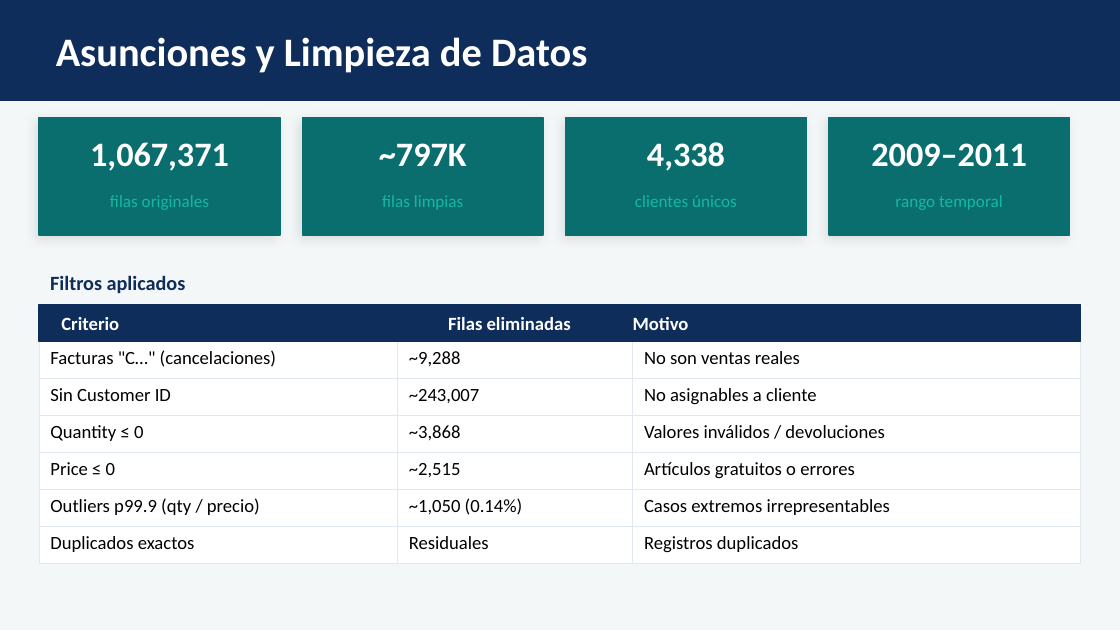
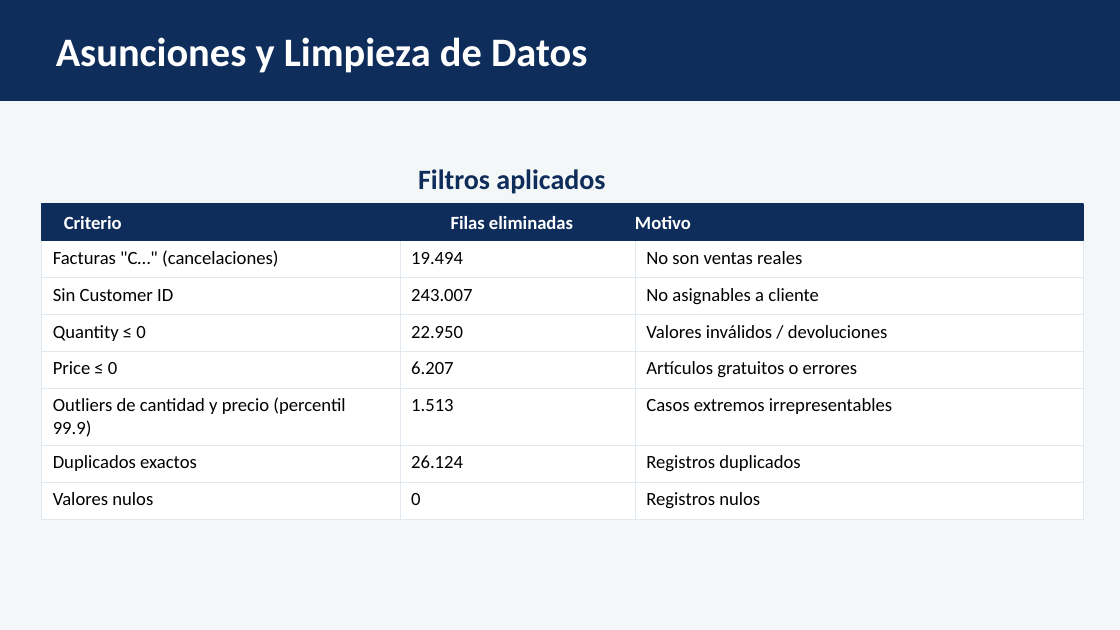
Before and after one commit to viictorhp/MachineLearningProject, a slide deck: slide 2 of presentacion_ml.pptx. Drawn at 1120x630 pixels with LibreOffice and Linux fonts; fonts in the diff are those of the drawing. Boxes give left, top, right and bottom in pixels: in the first picture for what was removed or moved away, otherwise in the second. Text is boxed around its words. In the diff, an @@ line names an element or a change of style, - is before the commit and + after.

Commit message:
Actualizo errores y modificaciones

```diff
--- a/presentacion_ml.pptx
+++ b/presentacion_ml.pptx
@@ rectangle removed at (39,118,280,235) @@
@@ rectangle removed at (302,118,543,235) @@
@@ rectangle removed at (566,118,806,235) @@
@@ rectangle removed at (829,118,1070,235) @@
@@ text removed at (90,142,229,171) @@
-1,067,371
@@ text removed at (379,143,467,166) @@
-~797K
@@ text removed at (647,142,725,171) @@
-4,338
@@ text removed at (871,143,1026,167) @@
-2009–2011
@@ text "Filtros aplicados": place and size @@
-text "Filtros aplicados" at (50,275,186,293)
+text "Filtros aplicados" at (418,169,605,194)
@@ text "Filtros aplicados" at (418,169,605,194): size 13 to 18 pt; alignment left to centre @@
@@ 2 texts, 1 rectangle: place and size @@
-2 texts, 1 rectangle at (39,305,1081,342)
+2 texts, 1 rectangle at (41,204,1083,241)
@@ table at (41,204,1083,519) @@
-row 2: Facturas "C…" (cancelaciones) | ~9,288 | No son ventas reales
-row 3: Sin Customer ID | ~243,007 | No asignables a cliente
-row 4: Quantity ≤ 0 | ~3,868 | Valores inválidos / devoluciones
-row 5: Price ≤ 0 | ~2,515 | Artículos gratuitos o errores
-row 6: Outliers p99.9 (qty / precio) | ~1,050 (0.14%) | Casos extremos irrepresentables
-row 7: Duplicados exactos | Residuales | Registros duplicados
+row 2: Facturas "C…" (cancelaciones) | 19.494 | No son ventas reales
+row 3: Sin Customer ID | 243.007 | No asignables a cliente
+row 4: Quantity ≤ 0 | 22.950 | Valores inválidos / devoluciones
+row 5: Price ≤ 0 | 6.207 | Artículos gratuitos o errores
+row 6: Outliers de cantidad y precio (percentil 99.9) | 1.513 | Casos extremos irrepresentables
+row 7: Duplicados exactos | 26.124 | Registros duplicados
+row 8: Valores nulos | 0 | Registros nulos
@@ table: place and size @@
-table at (39,305,1081,563)
+table at (41,204,1083,519)
@@ text "Criterio": place and size @@
-text "Criterio" at (50,317,108,330)
+text "Criterio" at (53,216,111,229)
@@ text removed at (110,195,209,210) @@
-filas originales
@@ text removed at (382,195,463,210) @@
-filas limpias
@@ text removed at (635,195,737,207) @@
-clientes únicos
@@ text removed at (895,195,1003,210) @@
-rango temporal
```
Also in this commit, not shown: 7 other slides changed, 2 slides removed, 2 other files.
